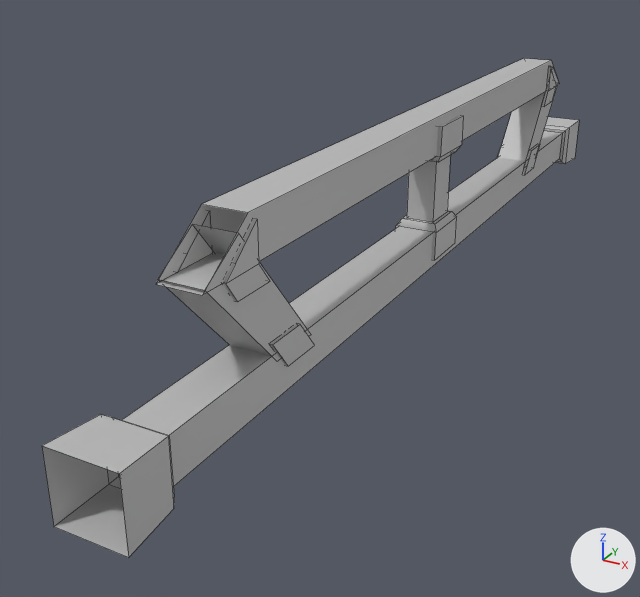
The FBX model Assets/_Assets/Assets_SkyTemple/Models/Environment/TemplePlatform/SM_RoofFrame.fbx, before and after one commit.
One viewpoint serves both versions: a 50 mm lens placed at (18.5, -46.8, 15.0), pointed at (-4.3, -5.3, -5.8). The axes (+X, +Y, +Z) are drawn at lower right. The lights are the same throughout. Mesh edges are drawn as thin lines. Where no turn or scale is listed for an object, it has been applied to the vertices.

In view in the first picture: 'SM_RoofFrame'.
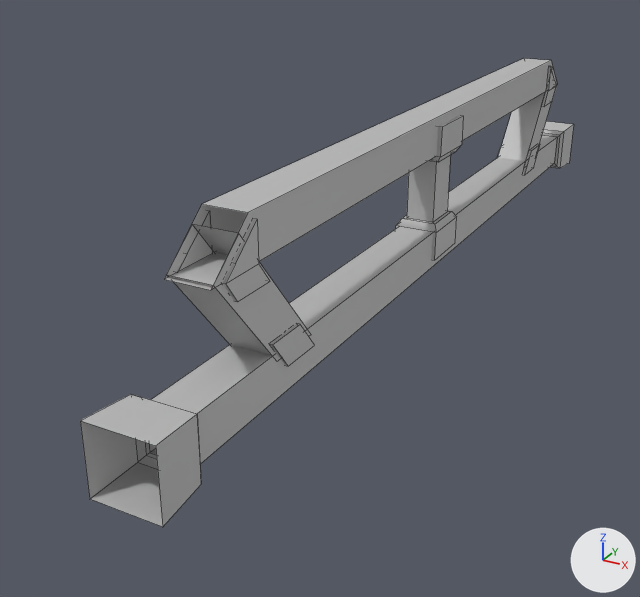
Location of each change, (x1, y1, x2, y2) in pixels of the pictures (640 x 597 px; the box of a moved part takes in the faces that stretch with it):
'SM_RoofFrame', reshaped (8% narrower, 6% shorter): before (42, 58, 579, 557); after (80, 58, 574, 527)
part 1 of me_mesh, moved or reshaped: before (42, 117, 579, 557); after (80, 121, 574, 527)
part 2 of me_mesh, moved or reshaped: before (156, 61, 559, 356); after (164, 61, 557, 356)

Diff of the bpy script that builds the scene:
```diff
--- a/Assets/_Assets/Assets_SkyTemple/Models/Environment/TemplePlatform/SM_RoofFrame.fbx.py
+++ b/Assets/_Assets/Assets_SkyTemple/Models/Environment/TemplePlatform/SM_RoofFrame.fbx.py
@@ me_mesh @@
 me_mesh.from_pydata(...)  # 168 vertices, 122 faces; spans x -1.7..1.7, y -29.3..29.3, z -4.7..4.7
 # used by ob_sm_roofframe; location = (0.0, 0.0, 0.0)
 # before: 22 (-1.0, -23.5, 2.6) at pixel (157, 279), 23 (1.0, -23.5, 2.6) at pixel (204, 290), 78 (-1.0, 23.5, 2.6), 79 (1.0, 23.5, 2.6) at pixel (558, 82), 98 (-1.0, 23.6, 2.5)
 # before: 99 (1.0, 23.6, 2.5) at pixel (559, 83), 102 (-1.0, -23.6, 2.5) at pixel (155, 284), 103 (1.0, -23.6, 2.5) at pixel (202, 295)
+# me_mesh part 1: the loose piece of 32 vertices spanning x -1.7..1.7, y -29.3..29.3, z -4.7..-1.4 is scaled about its middle by (1, 0.938, 1)
+# me_mesh part 2
+for i in [78, 79, 98, 99]: me_mesh.vertices[i].co += Vector((0.0, -0.5, 0.0))
+for i in [22, 23, 102, 103]: me_mesh.vertices[i].co += Vector((0.0, 0.5, 0.0))
 me_mesh.materials.append(mat_lambert1)
```
